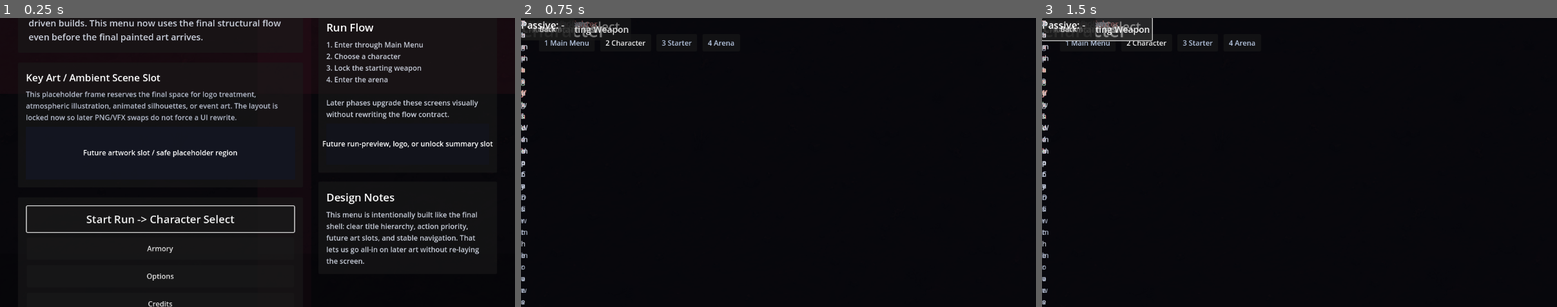
Above: before the commit, frames 1-3 (left to right).
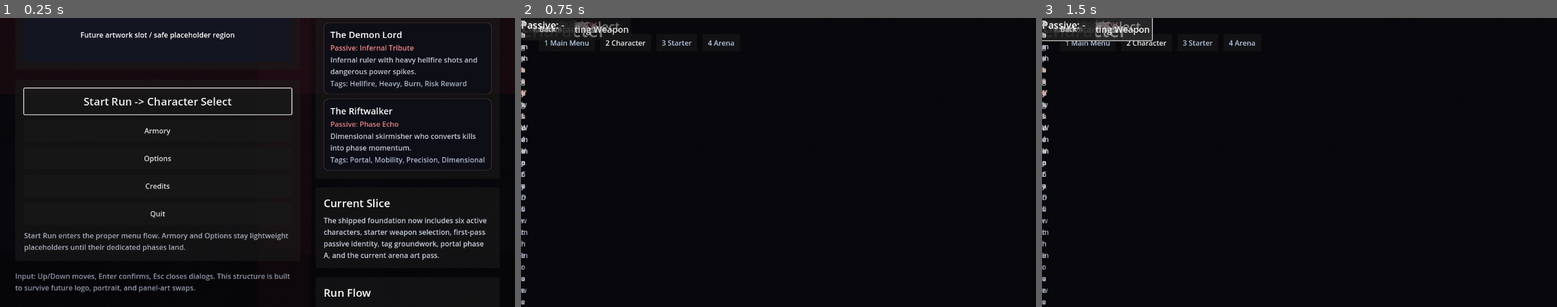
Above: after the commit, the same moments.

Repository: KevinRabbe/bullet-hell-roughe-lite
Game: Godot game, scene res://scenes/ui/MainMenu.tscn
The game is run twice, just before and just after one commit, with the same random seed, the same clock (stepped at 60 frames per second) and the same inputs.
Inputs:
- Up to frame 1 (0.25 s): no input
- Up to frame 2 (0.75 s): click "Start Run -> Character Select" at 0.5 s
- Up to frame 3 (1.5 s): click "Choose Starting Weapon" at 1.25 s

The runs differ from the first frame. In frame 1, 13% of the frame differs, in the area x 2-96%, y 0-100%; in frame 2, nothing differs; in frame 3, nothing differs.
Error in both runs: Cannot call method 'get_children' on a null value. (res://scripts/ui/character_select_screen.gd:88)

Commit message:
Add main menu roster preview

Diff:
--- a/scenes/ui/MainMenu.tscn
+++ b/scenes/ui/MainMenu.tscn
@@ -333,6 +333,35 @@
 layout_mode = 2
 theme_override_constants/separation = 20
 
+[node name="FeaturedRosterPanel" type="PanelContainer" parent="RootMargin/RootVBox/MainHBox/InfoColumn"]
+layout_mode = 2
+
+[node name="FeaturedRosterMargin" type="MarginContainer" parent="RootMargin/RootVBox/MainHBox/InfoColumn/FeaturedRosterPanel"]
+layout_mode = 2
+theme_override_constants/margin_left = 18
+theme_override_constants/margin_top = 18
+theme_override_constants/margin_right = 18
+theme_override_constants/margin_bottom = 18
+
+[node name="FeaturedRosterVBox" type="VBoxContainer" parent="RootMargin/RootVBox/MainHBox/InfoColumn/FeaturedRosterPanel/FeaturedRosterMargin"]
+layout_mode = 2
+theme_override_constants/separation = 10
+
+[node name="FeaturedRosterTitle" type="Label" parent="RootMargin/RootVBox/MainHBox/InfoColumn/FeaturedRosterPanel/FeaturedRosterMargin/FeaturedRosterVBox"]
+layout_mode = 2
+theme_override_font_sizes/font_size = 24
+text = "Featured Roster"
+
+[node name="FeaturedRosterBody" type="Label" parent="RootMargin/RootVBox/MainHBox/InfoColumn/FeaturedRosterPanel/FeaturedRosterMargin/FeaturedRosterVBox"]
+layout_mode = 2
+theme_override_colors/font_color = Color(0.839216, 0.862745, 0.913725, 0.94)
+autowrap_mode = 3
+text = "The current slice already supports six active characters. This preview calls out the front-door identities without leaving the main menu."
+
+[node name="FeaturedRosterList" type="VBoxContainer" parent="RootMargin/RootVBox/MainHBox/InfoColumn/FeaturedRosterPanel/FeaturedRosterMargin/FeaturedRosterVBox"]
+layout_mode = 2
+theme_override_constants/separation = 10
+
 [node name="StatusPanel" type="PanelContainer" parent="RootMargin/RootVBox/MainHBox/InfoColumn"]
 layout_mode = 2
 
--- a/scripts/ui/main_menu.gd
+++ b/scripts/ui/main_menu.gd
@@ -1,5 +1,6 @@
 extends Control
 
+const CharacterSelectionRuntime = preload("res://scripts/game/character_selection_runtime.gd")
 const CHARACTER_SELECT_SCENE_PATH := "res://scenes/ui/CharacterSelect.tscn"
 
 const ARMORY_COPY := "The Armory lands in a later menu phase. For now we keep the front door stable: Start Run -> Character Select -> Starting Weapon -> Arena."
@@ -7,6 +8,7 @@
 const CREDITS_COPY := "Built in Godot as a Brotato-inspired bullet-hell roguelite prototype. Current focus: stronger menu identity, readable character discovery, and a clean run-start flow that can absorb final art later."
 
 @onready var start_button: Button = $RootMargin/RootVBox/MainHBox/HeroColumn/ActionPanel/ActionMargin/ActionVBox/StartButton
+@onready var featured_roster_list: VBoxContainer = $RootMargin/RootVBox/MainHBox/InfoColumn/FeaturedRosterPanel/FeaturedRosterMargin/FeaturedRosterVBox/FeaturedRosterList
 @onready var modal_scrim: ColorRect = $ModalScrim
 @onready var dialog_panel: PanelContainer = $DialogPanel
 @onready var dialog_title: Label = $DialogPanel/DialogMargin/DialogVBox/DialogTitle
@@ -15,6 +17,7 @@
 
 func _ready() -> void:
 	_hide_dialog()
+	_rebuild_featured_roster()
 	if start_button != null:
 		start_button.grab_focus()
 
@@ -55,3 +58,89 @@
 	dialog_panel.visible = false
 	if start_button != null:
 		start_button.grab_focus()
+
+func _rebuild_featured_roster() -> void:
+	if featured_roster_list == null:
+		return
+	for child in featured_roster_list.get_children():
+		child.queue_free()
+	var data_registry := get_node_or_null("/root/DataRegistry")
+	var selection_state := CharacterSelectionRuntime.load_selection_state(data_registry)
+	var entries_variant: Variant = selection_state.get("entries", [])
+	if not (entries_variant is Array):
+		return
+	var shown := 0
+	for entry_variant in entries_variant:
+		if not (entry_variant is Dictionary):
+			continue
+		var entry: Dictionary = entry_variant
+		if entry.get("selectable", true) == false:
+			continue
+		featured_roster_list.add_child(_build_featured_roster_card(entry))
+		shown += 1
+		if shown >= 4:
+			break
+
+func _build_featured_roster_card(entry: Dictionary) -> PanelContainer:
+	var card := PanelContainer.new()
+	var card_style := StyleBoxFlat.new()
+	card_style.bg_color = Color(0.0509804, 0.054902, 0.0862745, 0.92)
+	card_style.border_width_left = 1
+	card_style.border_width_top = 1
+	card_style.border_width_right = 1
+	card_style.border_width_bottom = 1
+	card_style.border_color = Color(0.992157, 0.560784, 0.560784, 0.22)
+	card_style.corner_radius_top_left = 10
+	card_style.corner_radius_top_right = 10
+	card_style.corner_radius_bottom_right = 10
+	card_style.corner_radius_bottom_left = 10
+	card.add_theme_stylebox_override("panel", card_style)
+
+	var margin := MarginContainer.new()
+	margin.add_theme_constant_override("margin_left", 14)
+	margin.add_theme_constant_override("margin_top", 12)
+	margin.add_theme_constant_override("margin_right", 14)
+	margin.add_theme_constant_override("margin_bottom", 12)
+	card.add_child(margin)
+
+	var column := VBoxContainer.new()
+	column.add_theme_constant_override("separation", 4)
+	margin.add_child(column)
+
+	var presentation_variant: Variant = entry.get("presentation", {})
+	var presentation: Dictionary = presentation_variant if presentation_variant is Dictionary else {}
+	var name_label := Label.new()
+	name_label.text = str(entry.get("display_name", entry.get("id", "Character")))
+	name_label.add_theme_font_size_override("font_size", 20)
+	column.add_child(name_label)
+
+	var passive_label := Label.new()
+	passive_label.text = "Passive: %s" % str(presentation.get("passive_name", "-"))
+	passive_label.modulate = Color(0.992157, 0.560784, 0.560784, 0.92)
+	column.add_child(passive_label)
+
+	var summary_label := Label.new()
+	summary_label.text = str(presentation.get("headline", ""))
+	summary_label.autowrap_mode = TextServer.AUTOWRAP_WORD_SMART
+	summary_label.modulate = Color(0.84, 0.86, 0.91, 0.92)
+	column.add_child(summary_label)
+
+	var tags_variant: Variant = presentation.get("playstyle_tags", [])
+	var tags_text := _format_tags(tags_variant)
+	if tags_text != "":
+		var tags_label := Label.new()
+		tags_label.text = tags_text
+		tags_label.modulate = Color(0.75, 0.79, 0.86, 0.92)
+		column.add_child(tags_label)
+
+	return card
+
+func _format_tags(tags_variant: Variant) -> String:
+	if not (tags_variant is Array):
+		return ""
+	var parts: Array[String] = []
+	for tag_variant in tags_variant:
+		var tag_text := str(tag_variant)
+		if tag_text != "":
+			parts.append(tag_text.capitalize())
+	return "Tags: %s" % ", ".join(parts) if not parts.is_empty() else ""
